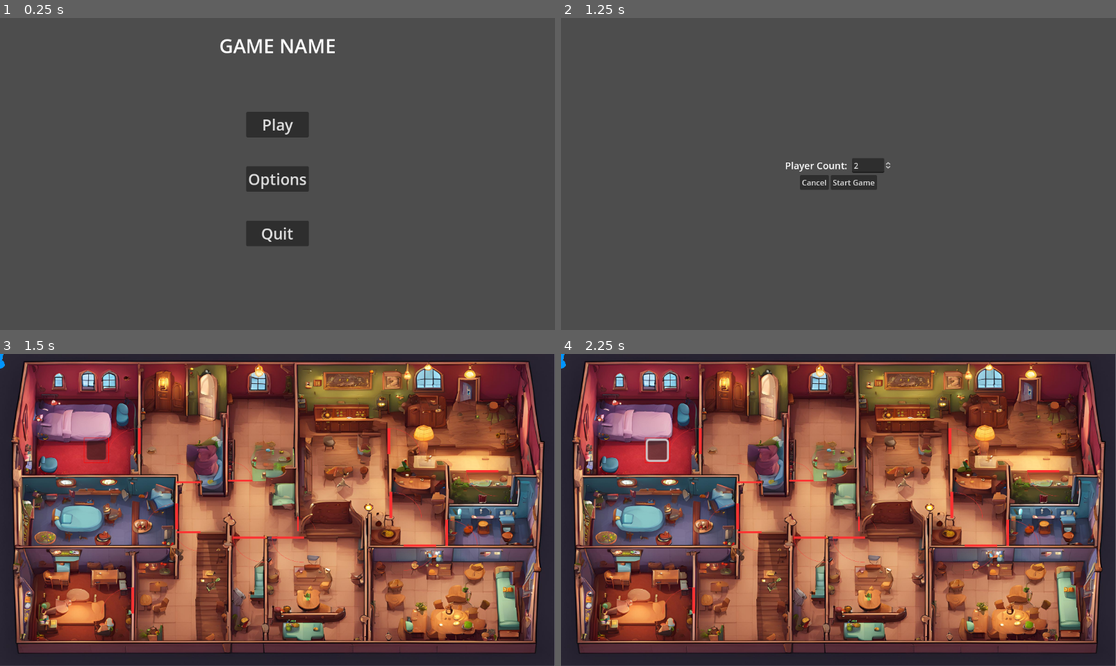
Above: before the commit, frames 1-4 (two rows, left to right).
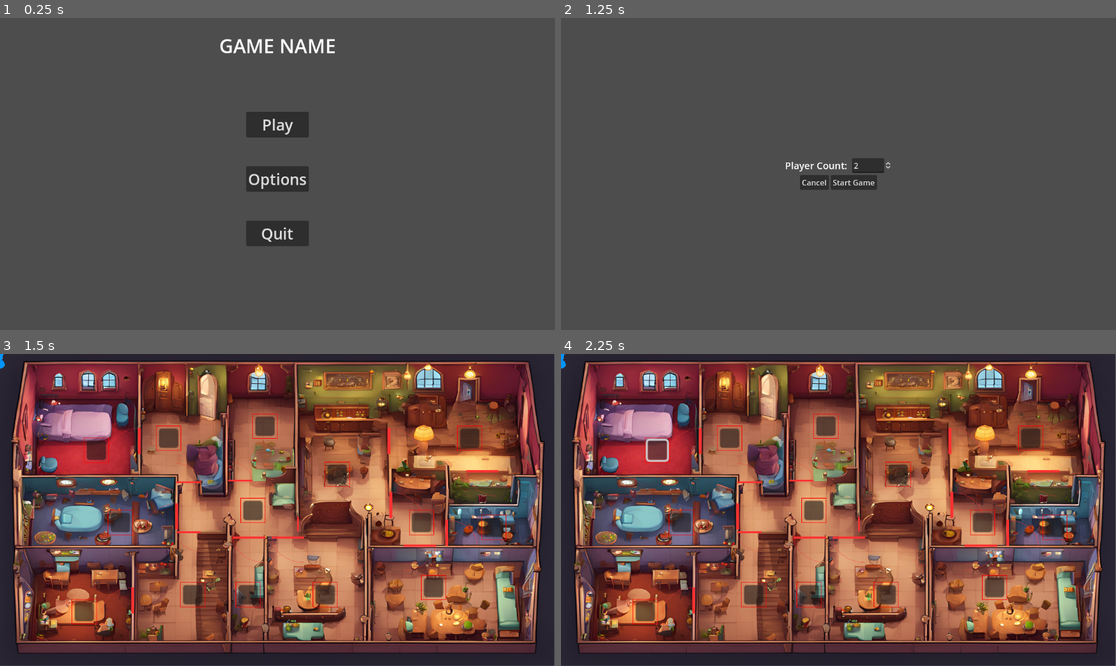
Above: after the commit, the same moments.

Repository: Yogadhveep/transylvaniagame
Game: Godot game, scene res://MainScreen.tscn
Same seed, same stepped clock (60 frames per second), same inputs: the game is played once before the commit and once after it.
Inputs (mouse positions are in pixels of both pictures, inside the frame that each line leads up to):
- Up to frame 1 (0.25 s): no input
- Up to frame 2 (1.25 s): click "Play" at 0.5 s
- Up to frame 3 (1.5 s): click "Start Game" at 1.25 s
- Up to frame 4 (2.25 s): click (655, 450) at 2.02 s

Frames 1-2 are identical in both runs. In frame 3, 3.3% of the frame differs, in the area x 12-92%, y 19-87%; in frame 4, 3.3%.

Commit message:
nodes added

Diff:
--- a/transylvaniagame/Game.tscn
+++ b/transylvaniagame/Game.tscn
@@ -39,6 +39,292 @@
 grow_horizontal = 2
 grow_vertical = 2
 
+[node name="Node2" type="Node2D" parent="Graph"]
+position = Vector2(350, 175)
+scale = Vector2(2, 2)
+script = ExtResource("2_d3mre")
+
+[node name="Sprite2D" type="Sprite2D" parent="Graph/Node2"]
+scale = Vector2(0.1, 0.1)
+texture = ExtResource("5_gn2fd")
+
+[node name="Button" type="Button" parent="Graph/Node2"]
+anchors_preset = 8
+anchor_left = 0.5
+anchor_top = 0.5
+anchor_right = 0.5
+anchor_bottom = 0.5
+offset_left = -10.0
+offset_top = -10.0
+offset_right = 10.0
+offset_bottom = 10.0
+grow_horizontal = 2
+grow_vertical = 2
+
+[node name="Node3" type="Node2D" parent="Graph"]
+position = Vector2(525, 325)
+scale = Vector2(2, 2)
+script = ExtResource("2_d3mre")
+
+[node name="Sprite2D" type="Sprite2D" parent="Graph/Node3"]
+scale = Vector2(0.1, 0.1)
+texture = ExtResource("5_gn2fd")
+
+[node name="Button" type="Button" parent="Graph/Node3"]
+anchors_preset = 8
+anchor_left = 0.5
+anchor_top = 0.5
+anchor_right = 0.5
+anchor_bottom = 0.5
+offset_left = -10.0
+offset_top = -10.0
+offset_right = 10.0
+offset_bottom = 10.0
+grow_horizontal = 2
+grow_vertical = 2
+
+[node name="Node4" type="Node2D" parent="Graph"]
+position = Vector2(250, 350)
+scale = Vector2(2, 2)
+script = ExtResource("2_d3mre")
+
+[node name="Sprite2D" type="Sprite2D" parent="Graph/Node4"]
+scale = Vector2(0.1, 0.1)
+texture = ExtResource("5_gn2fd")
+
+[node name="Button" type="Button" parent="Graph/Node4"]
+anchors_preset = 8
+anchor_left = 0.5
+anchor_top = 0.5
+anchor_right = 0.5
+anchor_bottom = 0.5
+offset_left = -10.0
+offset_top = -10.0
+offset_right = 10.0
+offset_bottom = 10.0
+grow_horizontal = 2
+grow_vertical = 2
+
+[node name="Node5" type="Node2D" parent="Graph"]
+position = Vector2(550, 150)
+scale = Vector2(2, 2)
+script = ExtResource("2_d3mre")
+
+[node name="Sprite2D" type="Sprite2D" parent="Graph/Node5"]
+scale = Vector2(0.1, 0.1)
+texture = ExtResource("5_gn2fd")
+
+[node name="Button" type="Button" parent="Graph/Node5"]
+anchors_preset = 8
+anchor_left = 0.5
+anchor_top = 0.5
+anchor_right = 0.5
+anchor_bottom = 0.5
+offset_left = -10.0
+offset_top = -10.0
+offset_right = 10.0
+offset_bottom = 10.0
+grow_horizontal = 2
+grow_vertical = 2
+
+[node name="Node6" type="Node2D" parent="Graph"]
+position = Vector2(515, 500)
+scale = Vector2(2, 2)
+script = ExtResource("2_d3mre")
+
+[node name="Sprite2D" type="Sprite2D" parent="Graph/Node6"]
+scale = Vector2(0.1, 0.1)
+texture = ExtResource("5_gn2fd")
+
+[node name="Button" type="Button" parent="Graph/Node6"]
+anchors_preset = 8
+anchor_left = 0.5
+anchor_top = 0.5
+anchor_right = 0.5
+anchor_bottom = 0.5
+offset_left = -10.0
+offset_top = -10.0
+offset_right = 10.0
+offset_bottom = 10.0
+grow_horizontal = 2
+grow_vertical = 2
+
+[node name="Node7" type="Node2D" parent="Graph"]
+position = Vector2(400, 500)
+scale = Vector2(2, 2)
+script = ExtResource("2_d3mre")
+
+[node name="Sprite2D" type="Sprite2D" parent="Graph/Node7"]
+scale = Vector2(0.1, 0.1)
+texture = ExtResource("5_gn2fd")
+
+[node name="Button" type="Button" parent="Graph/Node7"]
+anchors_preset = 8
+anchor_left = 0.5
+anchor_top = 0.5
+anchor_right = 0.5
+anchor_bottom = 0.5
+offset_left = -10.0
+offset_top = -10.0
+offset_right = 10.0
+offset_bottom = 10.0
+grow_horizontal = 2
+grow_vertical = 2
+
+[node name="Node8" type="Node2D" parent="Graph"]
+position = Vector2(175, 535)
+scale = Vector2(2, 2)
+script = ExtResource("2_d3mre")
+
+[node name="Sprite2D" type="Sprite2D" parent="Graph/Node8"]
+scale = Vector2(0.1, 0.1)
+texture = ExtResource("5_gn2fd")
+
+[node name="Button" type="Button" parent="Graph/Node8"]
+anchors_preset = 8
+anchor_left = 0.5
+anchor_top = 0.5
+anchor_right = 0.5
+anchor_bottom = 0.5
+offset_left = -10.0
+offset_top = -10.0
+offset_right = 10.0
+offset_bottom = 10.0
+grow_horizontal = 2
+grow_vertical = 2
+
+[node name="Node9" type="Node2D" parent="Graph"]
+position = Vector2(675, 500)
+scale = Vector2(2, 2)
+script = ExtResource("2_d3mre")
+
+[node name="Sprite2D" type="Sprite2D" parent="Graph/Node9"]
+scale = Vector2(0.1, 0.1)
+texture = ExtResource("5_gn2fd")
+
+[node name="Button" type="Button" parent="Graph/Node9"]
+anchors_preset = 8
+anchor_left = 0.5
+anchor_top = 0.5
+anchor_right = 0.5
+anchor_bottom = 0.5
+offset_left = -10.0
+offset_top = -10.0
+offset_right = 10.0
+offset_bottom = 10.0
+grow_horizontal = 2
+grow_vertical = 2
+
+[node name="Node10" type="Node2D" parent="Graph"]
+position = Vector2(700, 250)
+scale = Vector2(2, 2)
+script = ExtResource("2_d3mre")
+
+[node name="Sprite2D" type="Sprite2D" parent="Graph/Node10"]
+scale = Vector2(0.1, 0.1)
+texture = ExtResource("5_gn2fd")
+
+[node name="Button" type="Button" parent="Graph/Node10"]
+anchors_preset = 8
+anchor_left = 0.5
+anchor_top = 0.5
+anchor_right = 0.5
+anchor_bottom = 0.5
+offset_left = -10.0
+offset_top = -10.0
+offset_right = 10.0
+offset_bottom = 10.0
+grow_horizontal = 2
+grow_vertical = 2
+
+[node name="Node11" type="Node2D" parent="Graph"]
+position = Vector2(875, 350)
+scale = Vector2(2, 2)
+script = ExtResource("2_d3mre")
+
+[node name="Sprite2D" type="Sprite2D" parent="Graph/Node11"]
+scale = Vector2(0.1, 0.1)
+texture = ExtResource("5_gn2fd")
+
+[node name="Button" type="Button" parent="Graph/Node11"]
+anchors_preset = 8
+anchor_left = 0.5
+anchor_top = 0.5
+anchor_right = 0.5
+anchor_bottom = 0.5
+offset_left = -10.0
+offset_top = -10.0
+offset_right = 10.0
+offset_bottom = 10.0
+grow_horizontal = 2
+grow_vertical = 2
+
+[node name="Node12" type="Node2D" parent="Graph"]
+position = Vector2(1025, 360)
+scale = Vector2(2, 2)
+script = ExtResource("2_d3mre")
+
+[node name="Sprite2D" type="Sprite2D" parent="Graph/Node12"]
+scale = Vector2(0.1, 0.1)
+texture = ExtResource("5_gn2fd")
+
+[node name="Button" type="Button" parent="Graph/Node12"]
+anchors_preset = 8
+anchor_left = 0.5
+anchor_top = 0.5
+anchor_right = 0.5
+anchor_bottom = 0.5
+offset_left = -10.0
+offset_top = -10.0
+offset_right = 10.0
+offset_bottom = 10.0
+grow_horizontal = 2
+grow_vertical = 2
+
+[node name="Node13" type="Node2D" parent="Graph"]
+position = Vector2(975, 175)
+scale = Vector2(2, 2)
+script = ExtResource("2_d3mre")
+
+[node name="Sprite2D" type="Sprite2D" parent="Graph/Node13"]
+scale = Vector2(0.1, 0.1)
+texture = ExtResource("5_gn2fd")
+
+[node name="Button" type="Button" parent="Graph/Node13"]
+anchors_preset = 8
+anchor_left = 0.5
+anchor_top = 0.5
+anchor_right = 0.5
+anchor_bottom = 0.5
+offset_left = -10.0
+offset_top = -10.0
+offset_right = 10.0
+offset_bottom = 10.0
+grow_horizontal = 2
+grow_vertical = 2
+
+[node name="Node14" type="Node2D" parent="Graph"]
+position = Vector2(900, 485)
+scale = Vector2(2, 2)
+script = ExtResource("2_d3mre")
+
+[node name="Sprite2D" type="Sprite2D" parent="Graph/Node14"]
+scale = Vector2(0.1, 0.1)
+texture = ExtResource("5_gn2fd")
+
+[node name="Button" type="Button" parent="Graph/Node14"]
+anchors_preset = 8
+anchor_left = 0.5
+anchor_top = 0.5
+anchor_right = 0.5
+anchor_bottom = 0.5
+offset_left = -10.0
+offset_top = -10.0
+offset_right = 10.0
+offset_bottom = 10.0
+grow_horizontal = 2
+grow_vertical = 2
+
 [node name="Players" type="Node" parent="."]
 
 [node name="FinalMap" type="Sprite2D" parent="."]
@@ -48,3 +334,16 @@
 texture = ExtResource("4_y0snq")
 
 [connection signal="pressed" from="Graph/Node1/Button" to="Graph/Node1" method="_on_button_pressed"]
+[connection signal="pressed" from="Graph/Node2/Button" to="Graph/Node2" method="_on_button_pressed"]
+[connection signal="pressed" from="Graph/Node3/Button" to="Graph/Node3" method="_on_button_pressed"]
+[connection signal="pressed" from="Graph/Node4/Button" to="Graph/Node4" method="_on_button_pressed"]
+[connection signal="pressed" from="Graph/Node5/Button" to="Graph/Node5" method="_on_button_pressed"]
+[connection signal="pressed" from="Graph/Node6/Button" to="Graph/Node6" method="_on_button_pressed"]
+[connection signal="pressed" from="Graph/Node7/Button" to="Graph/Node7" method="_on_button_pressed"]
+[connection signal="pressed" from="Graph/Node8/Button" to="Graph/Node8" method="_on_button_pressed"]
+[connection signal="pressed" from="Graph/Node9/Button" to="Graph/Node9" method="_on_button_pressed"]
+[connection signal="pressed" from="Graph/Node10/Button" to="Graph/Node10" method="_on_button_pressed"]
+[connection signal="pressed" from="Graph/Node11/Button" to="Graph/Node11" method="_on_button_pressed"]
+[connection signal="pressed" from="Graph/Node12/Button" to="Graph/Node12" method="_on_button_pressed"]
+[connection signal="pressed" from="Graph/Node13/Button" to="Graph/Node13" method="_on_button_pressed"]
+[connection signal="pressed" from="Graph/Node14/Button" to="Graph/Node14" method="_on_button_pressed"]
